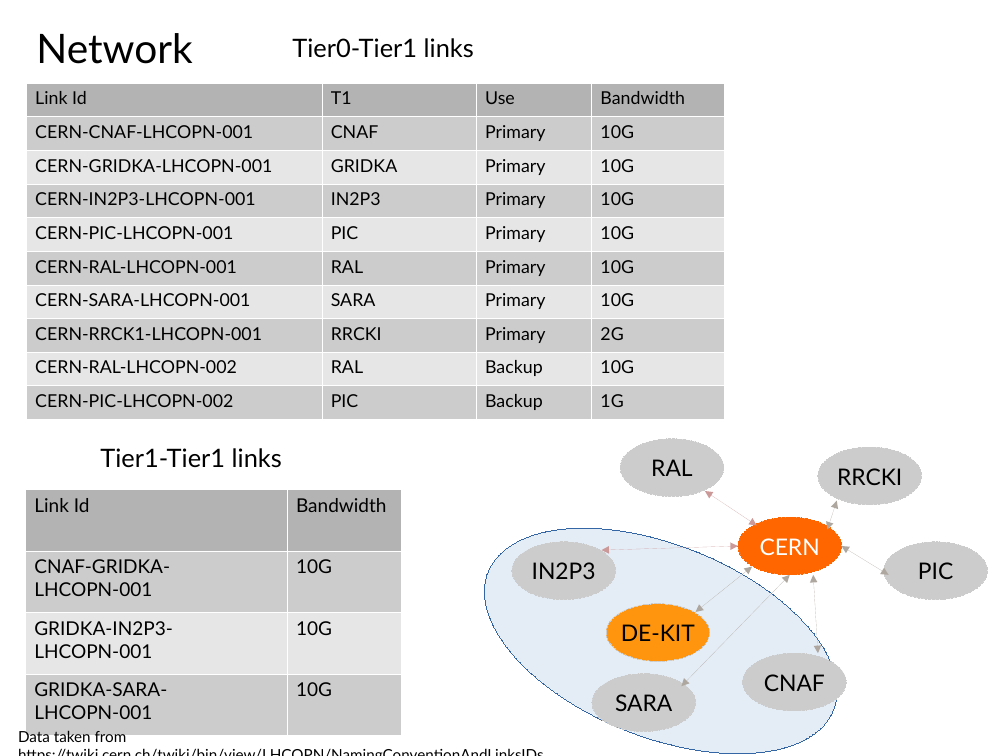
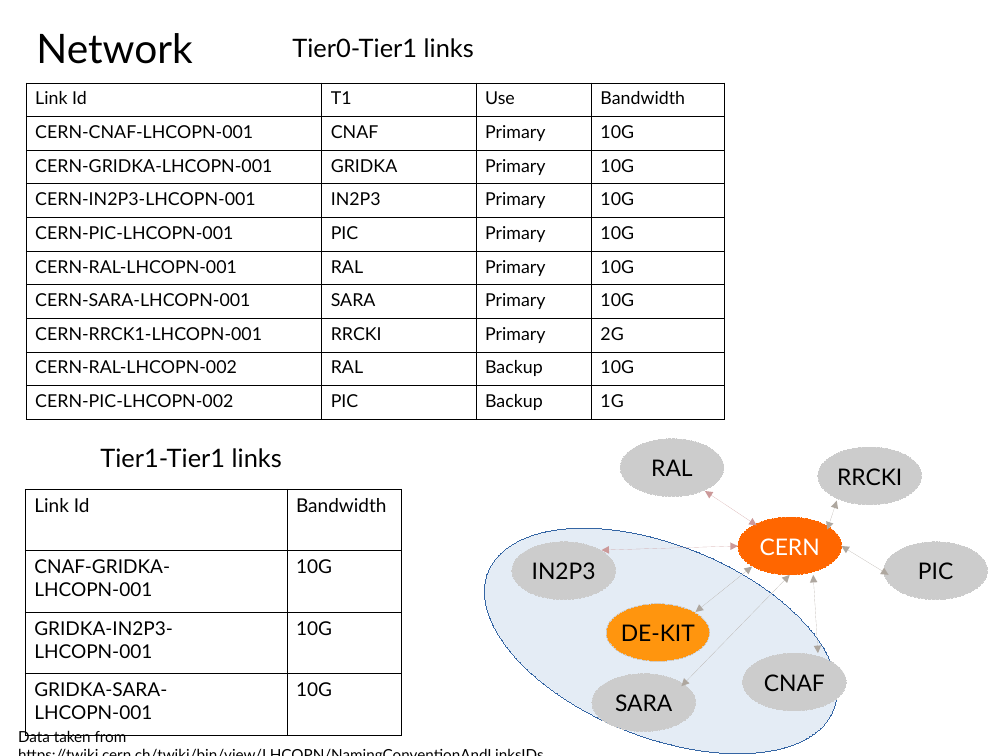
Before and after one commit to skygrid/grid_simulation, a slide deck: slide 7 of results/work.odp. Drawn at 1008x756 pixels with LibreOffice and Linux fonts; fonts in the diff are those of the drawing. Boxes give left, top, right and bottom in pixels: in the first picture for what was removed or moved away, otherwise in the second. Text is boxed around its words. In the diff, an @@ line names an element or a change of style, - is before the commit and + after.

```diff
--- a/results/work.odp
+++ b/results/work.odp
@@ table at bbox=[27, 83, 724, 416] @@
@@ fill #B3B3B3 to none in row 1 @@
@@ fill #CCCCCC to none in 20 cells @@
@@ fill #E6E6E6 to none in 16 cells @@
@@ borders changed @@
@@ table at bbox=[26, 489, 402, 723] @@
@@ fill #B3B3B3 to none in row 1 @@
@@ fill #CCCCCC to none in 4 cells @@
@@ fill #E6E6E6 to none in row 3 @@
@@ borders changed @@
```
Also in this commit, not shown: 8 other slides changed, 1 slide added, 1 other file.
